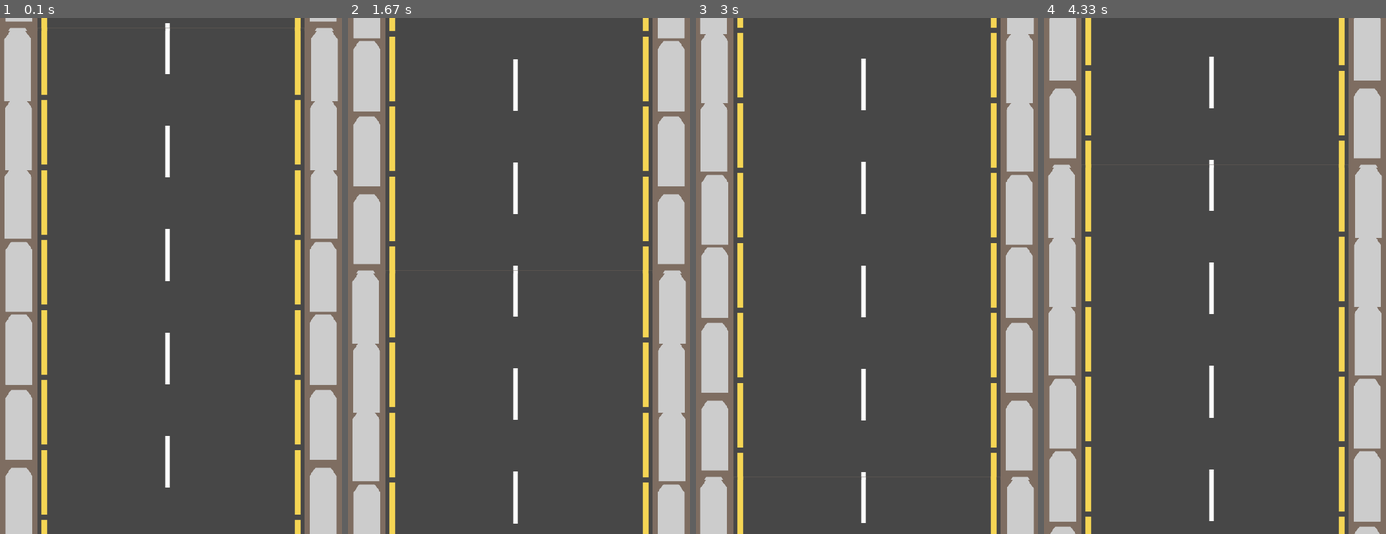
Above: before the commit, frames 1-4 (left to right).
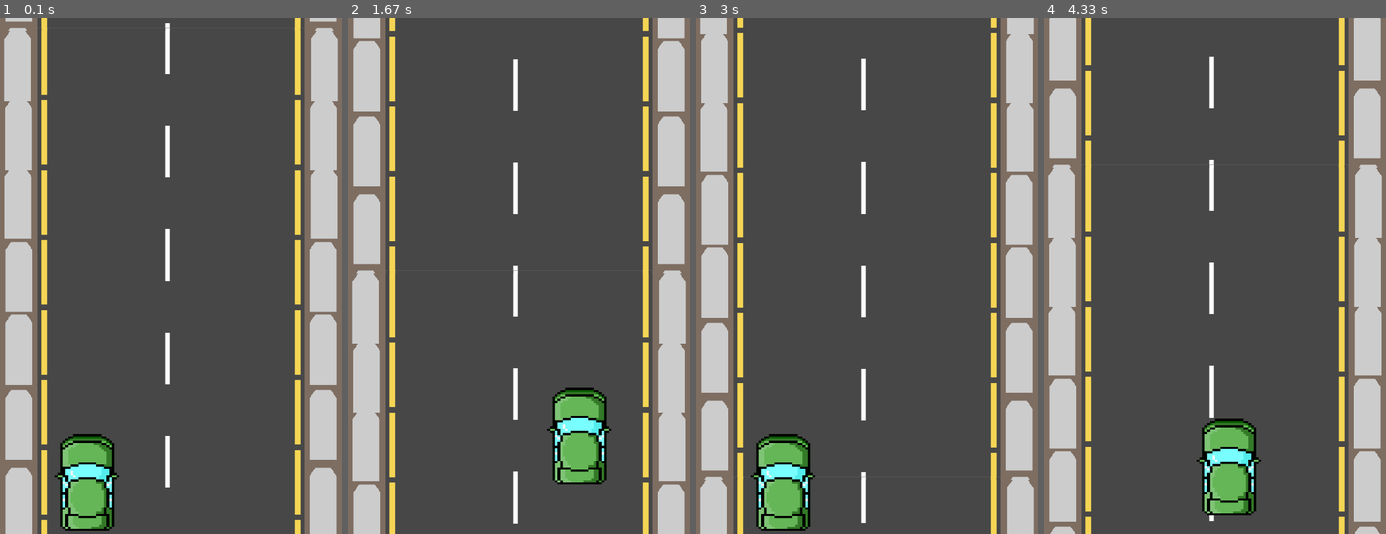
Above: after the commit, the same moments.

Repository: NedzadDonlagic04/pygame-car-driving-game
Game: pygame game, started from main.py
Two runs of this game, one before a commit and one after it. Both use one fixed random seed, a clock stepped at 60 frames per second and the inputs below.
Inputs:
- Up to frame 1 (0.1 s): no input
- Up to frame 2 (1.67 s): hold D 0.33-0.8 s; hold W 0.83-1.13 s; hold D 1.17-1.63 s
- Up to frame 3 (3 s): hold A 1.67-2.2 s; hold S 2.23-2.53 s; hold A 2.57-2.97 s
- Up to frame 4 (4.33 s): hold W 3-3.37 s; hold D 3.4-4.03 s; hold S from 4.07 s (still down)

The runs differ from the first frame. In frame 1, 2.9% of the frame differs, in the area x 16-35%, y 80-100%; in frame 2, 2.9%; in frame 3, 2.9%; in frame 4, 2.9%, in the area x 44-64%, y 77-97%.

Commit message:
Implement Player class

Diff:
--- a/main.py
+++ b/main.py
@@ -16,9 +16,10 @@
 
         self.BACKGROUND = BackgroundImage(width, height, './img/road.png')
 
+        self.PLAYER = Player(width, height, './img/player.png')
+
     def quit(self) -> None:
         pygame.quit()
-        exit()
 
     def run(self) -> None:
         while True:
@@ -27,6 +28,10 @@
                     self.quit()
 
             self.BACKGROUND.draw(self.SCREEN)
+
+            self.PLAYER.update()
+            self.PLAYER.draw(self.SCREEN)
+
             pygame.display.update()
             self.CLOCK.tick()
 
